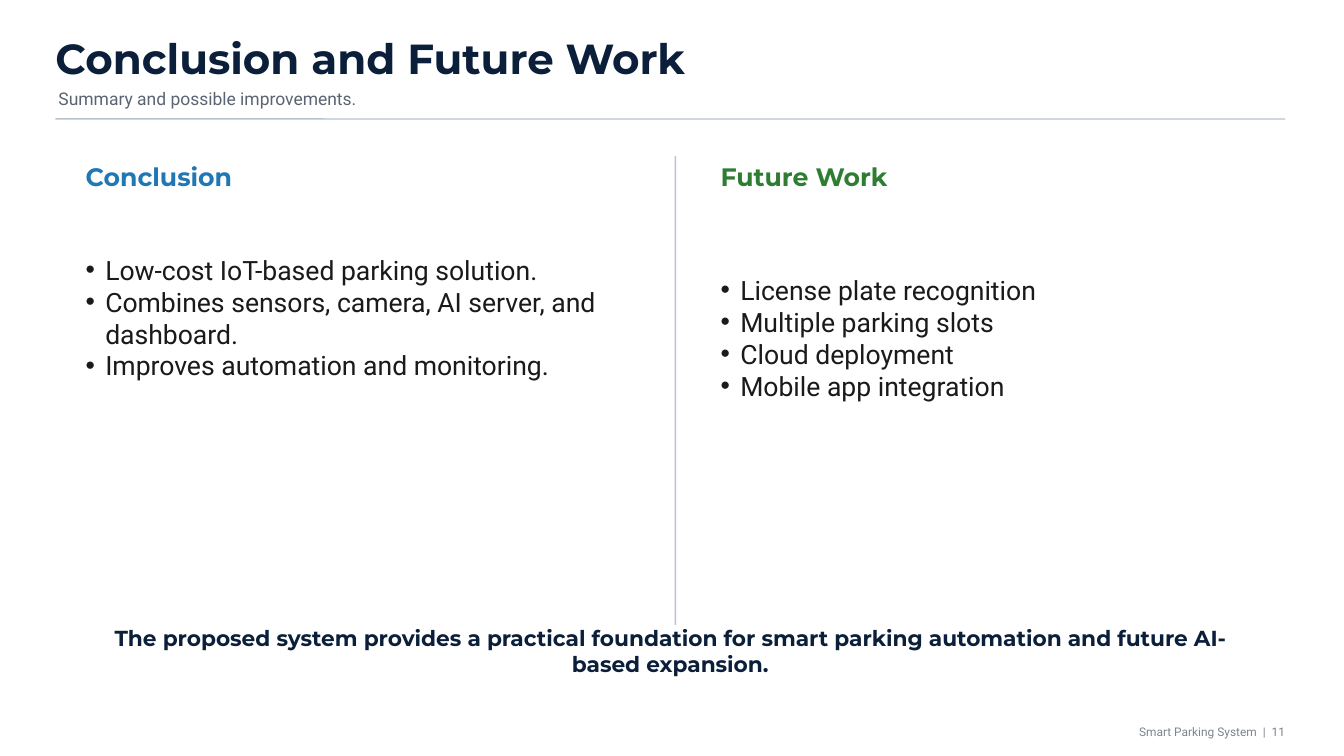
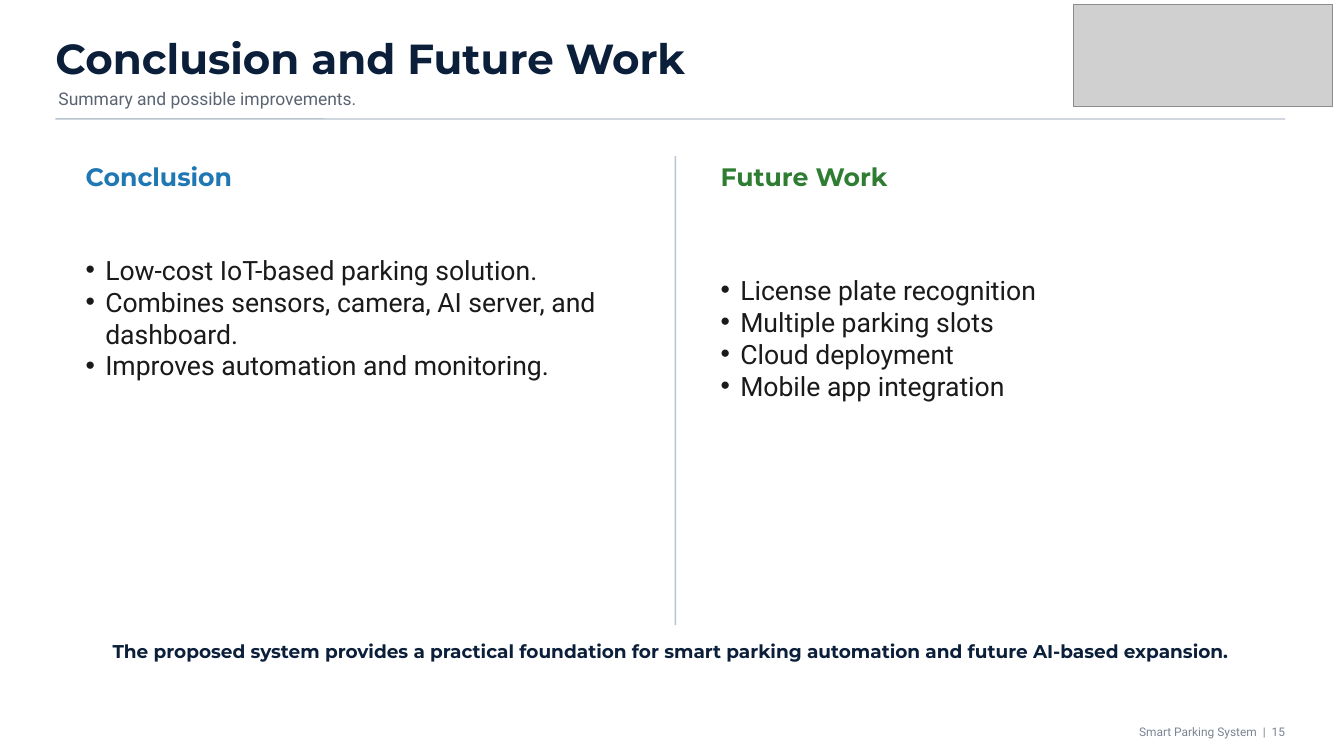
Before and after one commit to RyugaWork/IOT_SU26-Smark-parking-system-with-AI-and-Dashboard, a slide deck: slide 15 of Presentation/Smart_Parking_Presentation_Basic.pptx (slide 11 before the commit). Drawn at 1344x756 pixels with LibreOffice and Linux fonts; fonts in the diff are those of the drawing; grey boxes stand for pictures. Boxes give left, top, right and bottom in pixels: in the first picture for what was removed or moved away, otherwise in the second. Text is boxed around its words. In the diff, an @@ line names an element or a change of style, - is before the commit and + after.

```diff
--- a/Presentation/Smart_Parking_Presentation_Basic.pptx
+++ b/Presentation/Smart_Parking_Presentation_Basic.pptx
@@ picture added at (1074, 5, 1334, 107) @@
@@ text "The proposed system provides a ..." at (113, 643, 1228, 662): size 15.5 to 13.2 pt @@
@@ text at (1139, 727, 1285, 739): text changed @@
-Smart Parking System | 11
+Smart Parking System | 15
```
Also in this commit, not shown: 10 other slides changed, 4 slides added, 3 other files.
